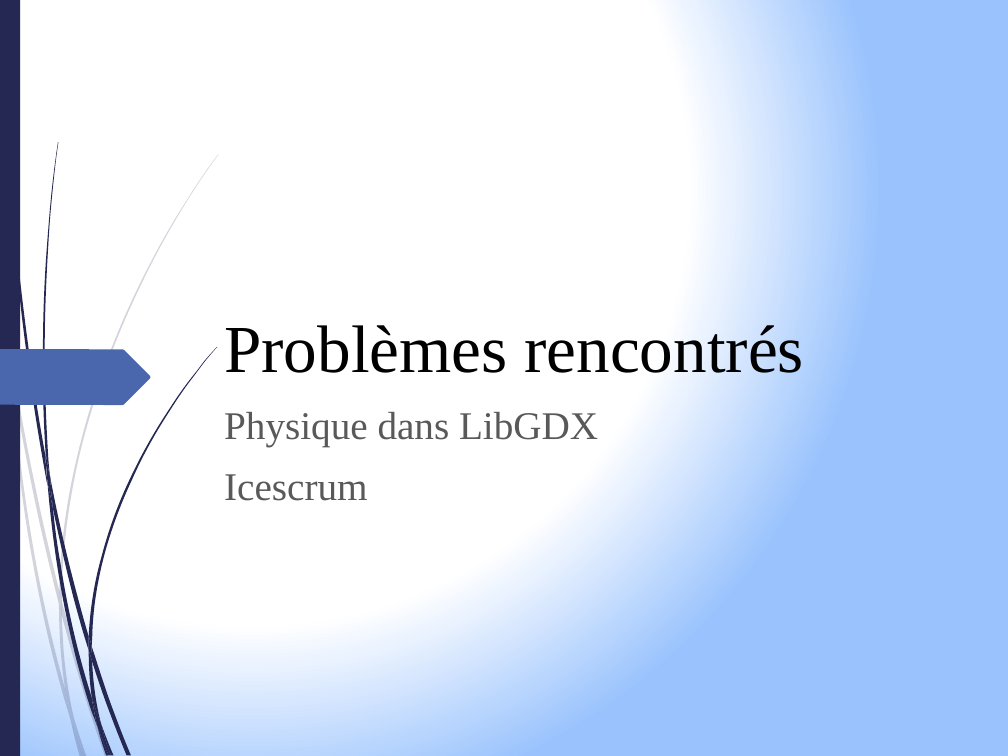
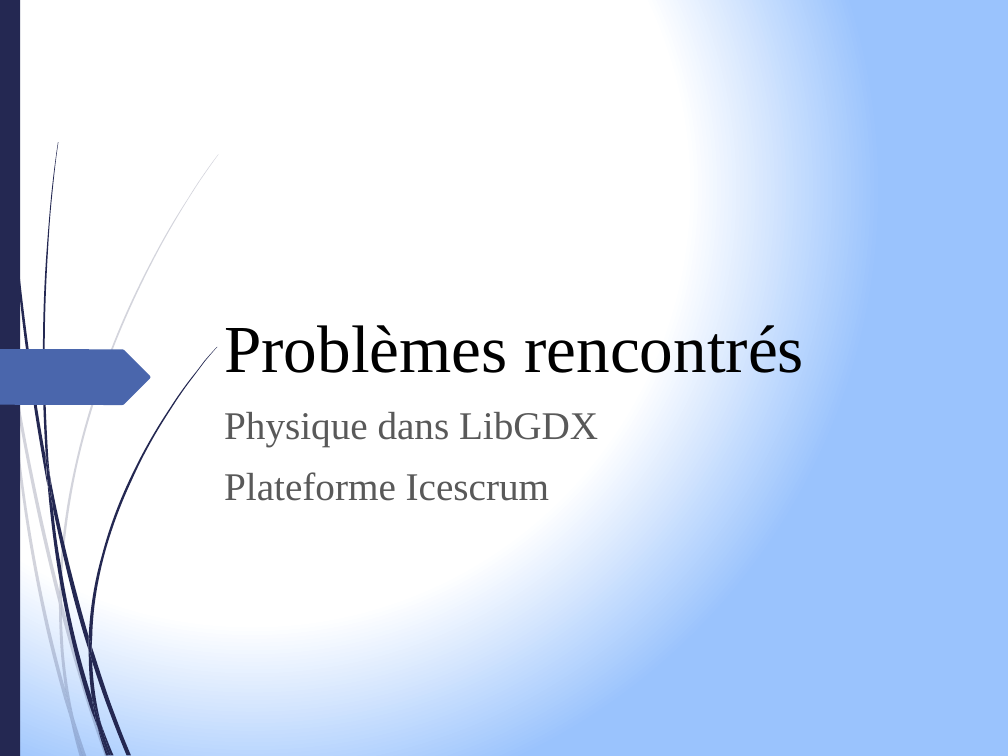
Before and after one commit to manalito/nukemap, a slide deck: slide 6 of presentation.pptx. Drawn at 1008x756 pixels with LibreOffice and Linux fonts; fonts in the diff are those of the drawing. Boxes give left, top, right and bottom in pixels: in the first picture for what was removed or moved away, otherwise in the second. Text is boxed around its words. In the diff, an @@ line names an element or a change of style, - is before the commit and + after.

```diff
--- a/presentation.pptx
+++ b/presentation.pptx
@@ text at <box>224,472,549,501</box>: text changed @@
-Icescrum
+Plateforme Icescrum
```
Also in this commit, not shown: 2 other slides changed.
